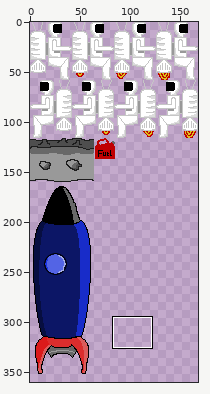
File history of a sprite sheet, GFX/spriteSheet.png. Above, an overview of the earlier version with the close-up marked.
Close-up. As it was:
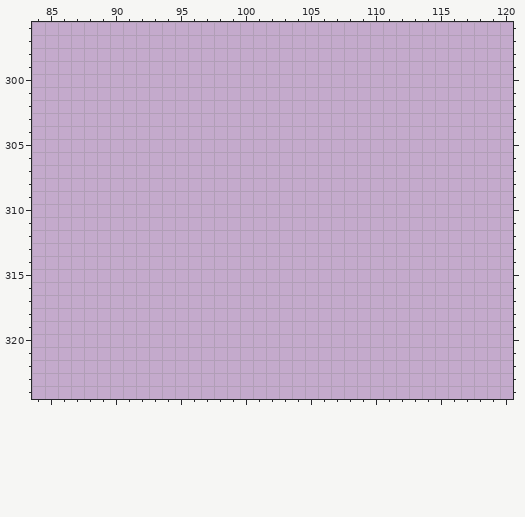
The file is 168x400 pixels. Pixels under 10% opacity are left out. Colours within 5 levels of each other are drawn and written as one. Shown: x 84..120, y 296..324. The old version is drawn lined up with the new one, on the new canvas. The commit also changed other parts of the picture, which this record leaves out.
And afterwards:
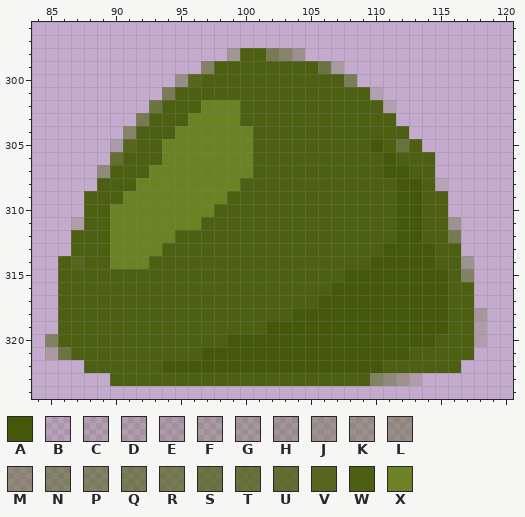
Palette (. is transparent): A #45580a  B #4d60111b  C #4d601125  D #4d60112c  E #4d601133  F #4d60113a  G #4d601140  H #4d601148  J #4d60114f  K #4d601156  L #4d60115f  M #4d60116e  N #4d601186  P #4d60118c  Q #4d6011a0  R #4d6011a6  S #4d6011ba  T #4d6011c4  U #4d6011d0  V #4d6011ec  W #4d6011  X #6c8324
The exact change:
canvas 168x400 -> 168x360 (the part of the old canvas that was cut away was empty and is not shown)
@@ x 84..120 @@
 297 .....................................
-298 .....................................
-299 .....................................
-300 .....................................
-301 .....................................
-302 .....................................
-303 .....................................
-304 .....................................
-305 .....................................
-306 .....................................
-307 .....................................
-308 .....................................
-309 .....................................
-310 .....................................
-311 .....................................
-312 .....................................
-313 .....................................
-314 .....................................
-315 .....................................
-316 .....................................
-317 .....................................
-318 .....................................
-319 .....................................
-320 .....................................
-321 .....................................
-322 .....................................
-323 .....................................
+298 ...............HWWRNK................
+299 .............PWWWWWWWWSF.............
+300 ...........LVWWWWWWWWWWWQ............
+301 ..........QWWWWWWWWWWWWWWWC..........
+302 .........SWWWXXXWWWWWWWWWWWC.........
+303 ........RWWWXXXXWWWWWWWWWWWW.........
+304 .......NWWWXXXXXXWWWWWWWWWWWW........
+305 ......EVWWXXXXXXXWWWWWWWWWAWTW.......
+306 ......UWWWXXXXXXXWWWWWWWWWWAWWW......
+307 .....MWWWXXXXXXXXWWWWWWWWWWAAWW......
+308 .....WWWXXXXXXXXWWWWWWWWWWWWAAWB.....
+309 ....WWWXXXXXXXXWWWWWWWWWWWWWAAWW.....
+310 ....WWXXXXXXXXWWWWWWWWWWWWWWAAWW.....
+311 ...DWWXXXXXXXWWWWWWWWWWWWWWWAAWWJ....
+312 ...WWWXXXXXWWWWWWWWWWWWWWWWWAAWWR....
+313 ...WWWXXXXWWWWWWWWWWWWWWWWWAAAAWW....
+314 ..WVWWXXXWWWWWWWWWWWWWWWWWAAAAAWWJ...
+315 ..WWWWWWWWWWWWWWWWWWWWWWAAAAAAAAWP...
+316 ..WWWWWWWWWWWWWWWWWWWWWAAAAAAAAAWW...
+317 ..WWWWWWWWWWWWWWWWWWWWAAAAAAAAAAWW...
+318 ..WWWWWWWWWWWWWWWWWWAAAAAAAAAAAAWWG..
+319 ..WWWWWWWWWWWWWWWWAAAAAAAAAAAAAAWWD..
+320 .PWWWWWWWWWWWWWAAAAAAAAAAAAAAAAWWWD..
+321 .FSWWWWWWWWWWAAAAAAAAAAAAAAAAWWWWW...
+322 ....WWWWWWAAAAAAAAAAAAAAAAAWWWWWW....
+323 ......WWWWWWWWWWWWWWWWWWWWPMKD.......
 324 .....................................
Pixel boxes of the changes (left, top, right, bottom) in both close-ups:
added: (45, 48, 487, 386)
